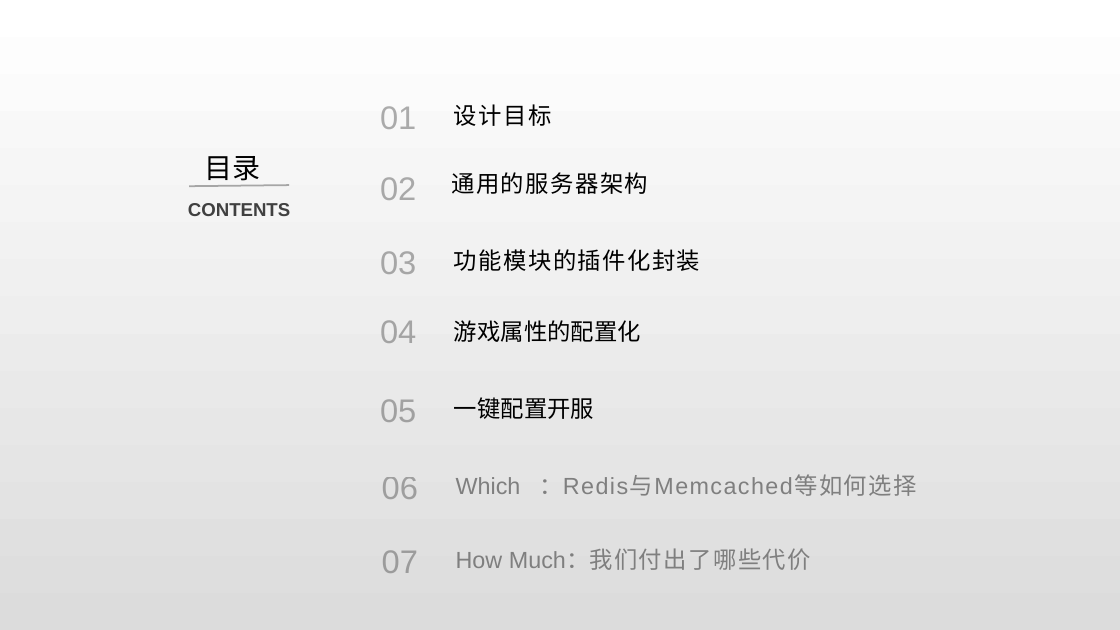
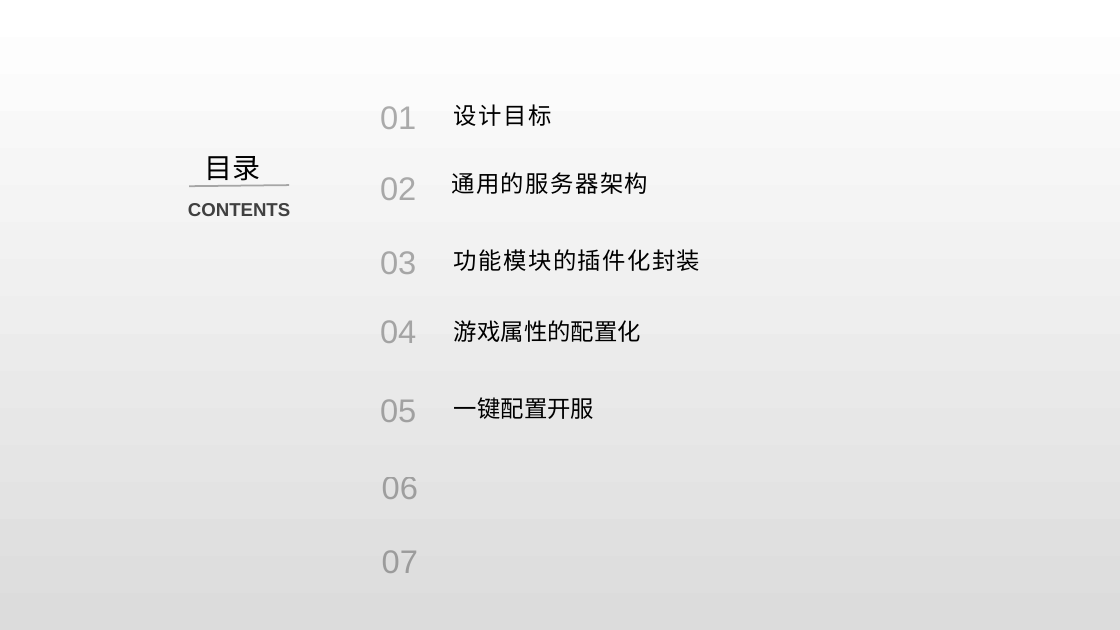
Before and after one commit to lori227/KFrame, a slide deck: slide 2 of _doc/KFrame.pptx. Drawn at 1120x630 pixels with LibreOffice and Linux fonts; fonts in the diff are those of the drawing. Boxes give left, top, right and bottom in pixels: in the first picture for what was removed or moved away, otherwise in the second. Text is boxed around its words. In the diff, an @@ line names an element or a change of style, - is before the commit and + after.

```diff
--- a/_doc/KFrame.pptx
+++ b/_doc/KFrame.pptx
@@ text removed at (x1=456, y1=474, x2=917, y2=496) @@
-Which ：Redis与Memcached等如何选择
@@ text removed at (x1=456, y1=549, x2=811, y2=570) @@
-How Much：我们付出了哪些代价
```
Also in this commit, not shown: 4 other slides changed, 30 other files.
